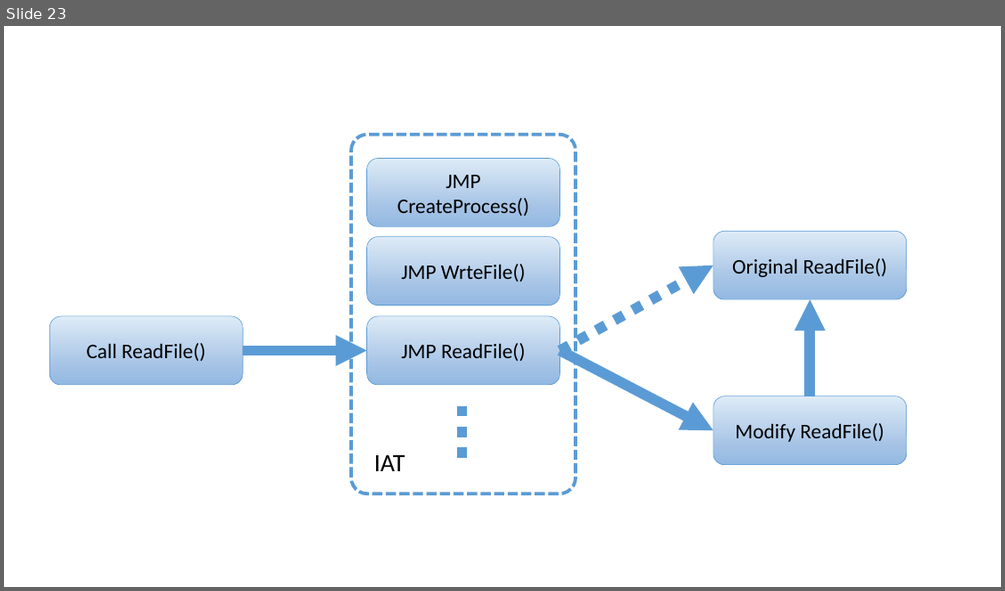
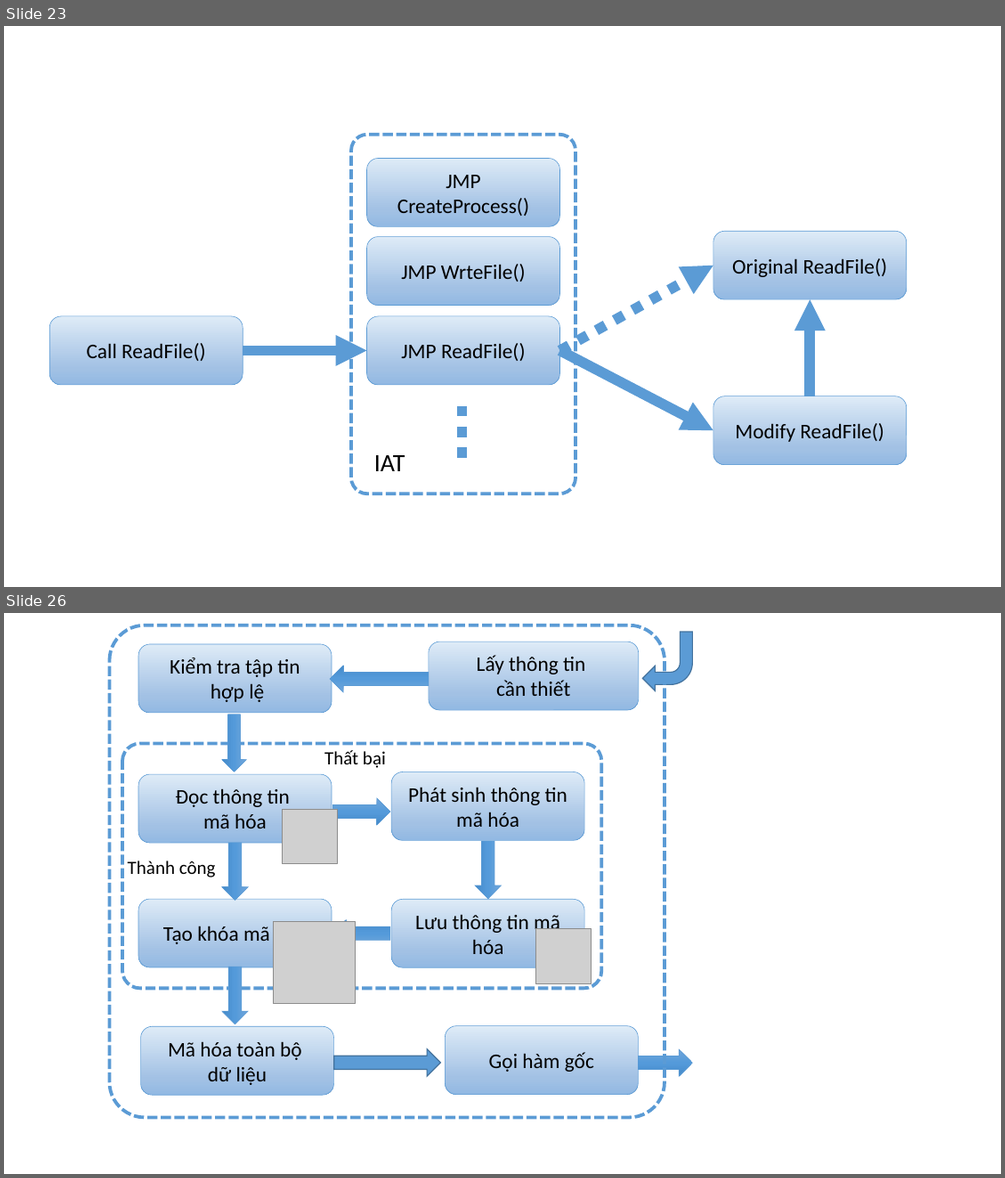
Before and after one commit to dotrungduchd/LUANVAN, a slide deck: Document/SODO.pptx. Shown one above the other, each under a label of ours: slide 23 before the commit, slides 23 and 26 after it; the slides between them are not shown. The pictures are 1005x591 and 1005x1178 pixels, drawn with LibreOffice and Linux fonts; fonts in the diff are those of the drawing; grey boxes stand for pictures. Boxes give left, top, right and bottom in pixels: in the first picture for what was removed or moved away, otherwise in the second. Text is boxed around its words. In the diff, an @@ line names an element or a change of style, - is before the commit and + after.

```diff
--- a/Document/SODO.pptx
+++ b/Document/SODO.pptx
@@ slide 26 added at (4,613,1001,1174), background #FFFFFF @@
@@ rounded rectangle added at (109,625,664,1117), outline #5B9BD5 3.25 pt dashed @@
@@ bent arrow added at (643,632,693,690), fill #5B9BD5, outline #43739E 1 pt @@
@@ rounded rectangle added at (138,644,332,714), fill gradient #DEEBF7 to #A3C1E5 to #93B9E4, outline #5B9BD5 0.5 pt, 20 pt, text #000000 @@
+Kiểm tra tập tin
+hợp lệ
@@ right arrow added at (330,666,429,692), fill gradient #71A6DB to #559BDB to #448ACA, outline #5B9BD5 0.5 pt @@
@@ rounded rectangle added at (429,641,639,710), fill gradient #DEEBF7 to #A3C1E5 to #93B9E4, outline #5B9BD5 0.5 pt, 20 pt, text #000000 @@
+Lấy thông tin
+cần thiết
@@ right arrow added at (222,714,246,772), fill gradient #71A6DB to #559BDB to #448ACA, outline #5B9BD5 0.5 pt @@
@@ rounded rectangle added at (122,743,601,988), fill #FFFFFF, outline #5B9BD5 3.25 pt dashed @@
@@ text added at (324,750,386,768), 18 pt, text #000000 @@
+Thất bại
@@ rounded rectangle added at (391,771,584,840), fill gradient #DEEBF7 to #A3C1E5 to #93B9E4, outline #5B9BD5 0.5 pt, 20 pt, text #000000 @@
+Phát sinh thông tin mã hóa
@@ rounded rectangle added at (138,774,332,844), fill gradient #DEEBF7 to #A3C1E5 to #93B9E4, outline #5B9BD5 0.5 pt, 20 pt, text #000000 @@
+Đọc thông tin
+mã hóa
@@ right arrow added at (333,798,390,826), fill gradient #71A6DB to #559BDB to #448ACA, outline #5B9BD5 0.5 pt @@
@@ picture added at (283,809,337,863) @@
@@ right arrow added at (222,843,249,900), fill gradient #71A6DB to #559BDB to #448ACA, outline #5B9BD5 0.5 pt @@
@@ right arrow added at (475,841,502,899), fill gradient #71A6DB to #559BDB to #448ACA, outline #5B9BD5 0.5 pt @@
@@ text added at (128,860,216,877), 18 pt, text #000000 @@
+Thành công
@@ rounded rectangle added at (138,899,332,967), fill gradient #DEEBF7 to #A3C1E5 to #93B9E4, outline #5B9BD5 0.5 pt, 20 pt, text #000000 @@
+Tạo khóa mã hóa
@@ rounded rectangle added at (391,900,584,968), fill gradient #DEEBF7 to #A3C1E5 to #93B9E4, outline #5B9BD5 0.5 pt, 20 pt, text #000000 @@
+Lưu thông tin mã hóa
@@ picture added at (273,922,356,1004) @@
@@ right arrow added at (333,919,390,947), fill gradient #71A6DB to #559BDB to #448ACA, outline #5B9BD5 0.5 pt @@
@@ picture added at (536,929,591,983) @@
@@ right arrow added at (222,966,249,1024), fill gradient #71A6DB to #559BDB to #448ACA, outline #5B9BD5 0.5 pt @@
@@ rounded rectangle added at (141,1027,334,1095), fill gradient #DEEBF7 to #A3C1E5 to #93B9E4, outline #5B9BD5 0.5 pt, 20 pt, text #000000 @@
+Mã hóa toàn bộ
+dữ liệu
@@ rounded rectangle added at (445,1026,638,1094), fill gradient #DEEBF7 to #A3C1E5 to #93B9E4, outline #5B9BD5 0.5 pt, 20 pt, text #000000 @@
+Gọi hàm gốc
@@ right arrow added at (334,1049,440,1076), fill #5B9BD5, outline #43739E 1 pt @@
@@ right arrow added at (638,1049,693,1076), fill gradient #71A6DB to #559BDB to #448ACA, outline #5B9BD5 0.5 pt @@
```
Also in this commit, not shown: 3 slides changed, 3 other slides added, 4 other files.
